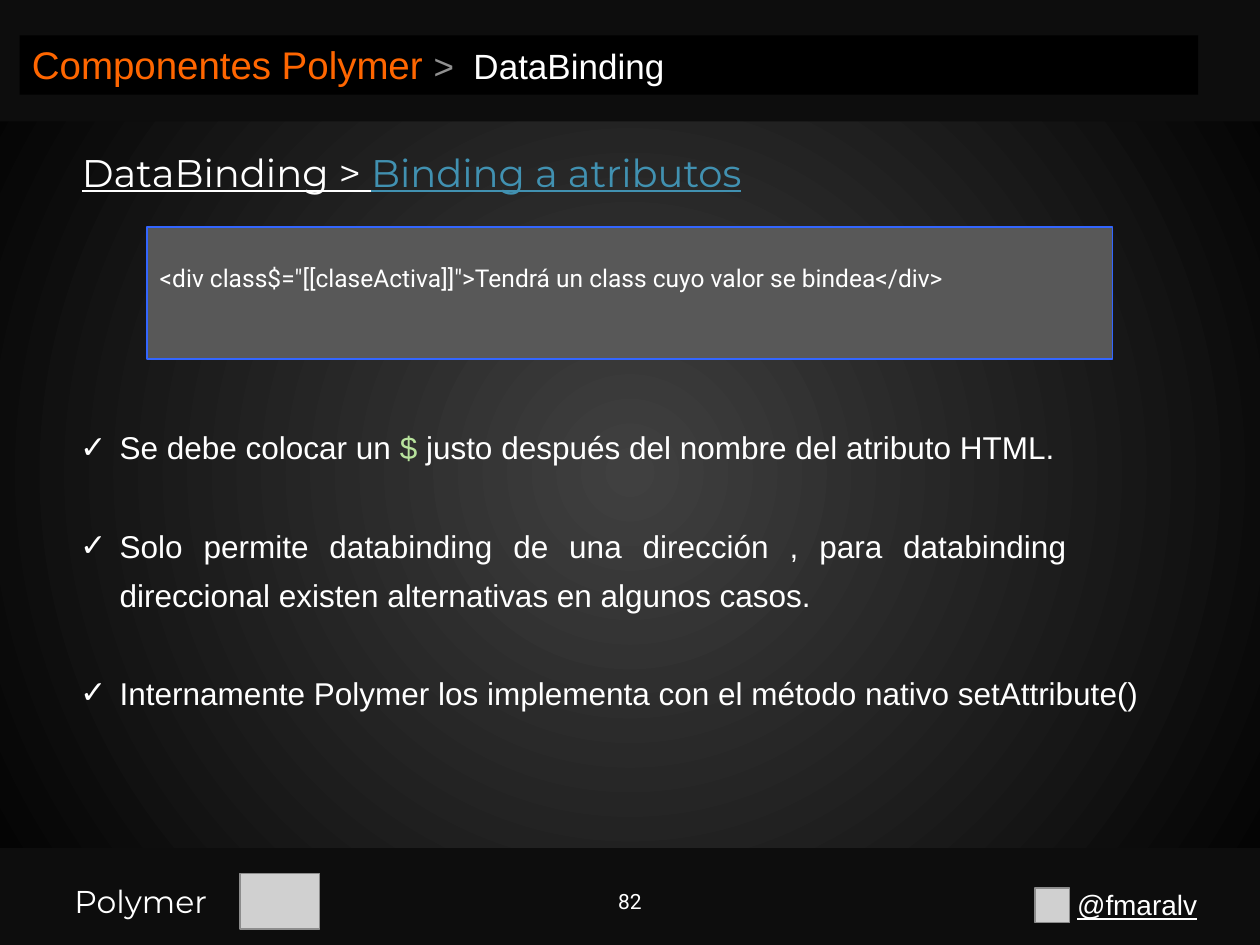
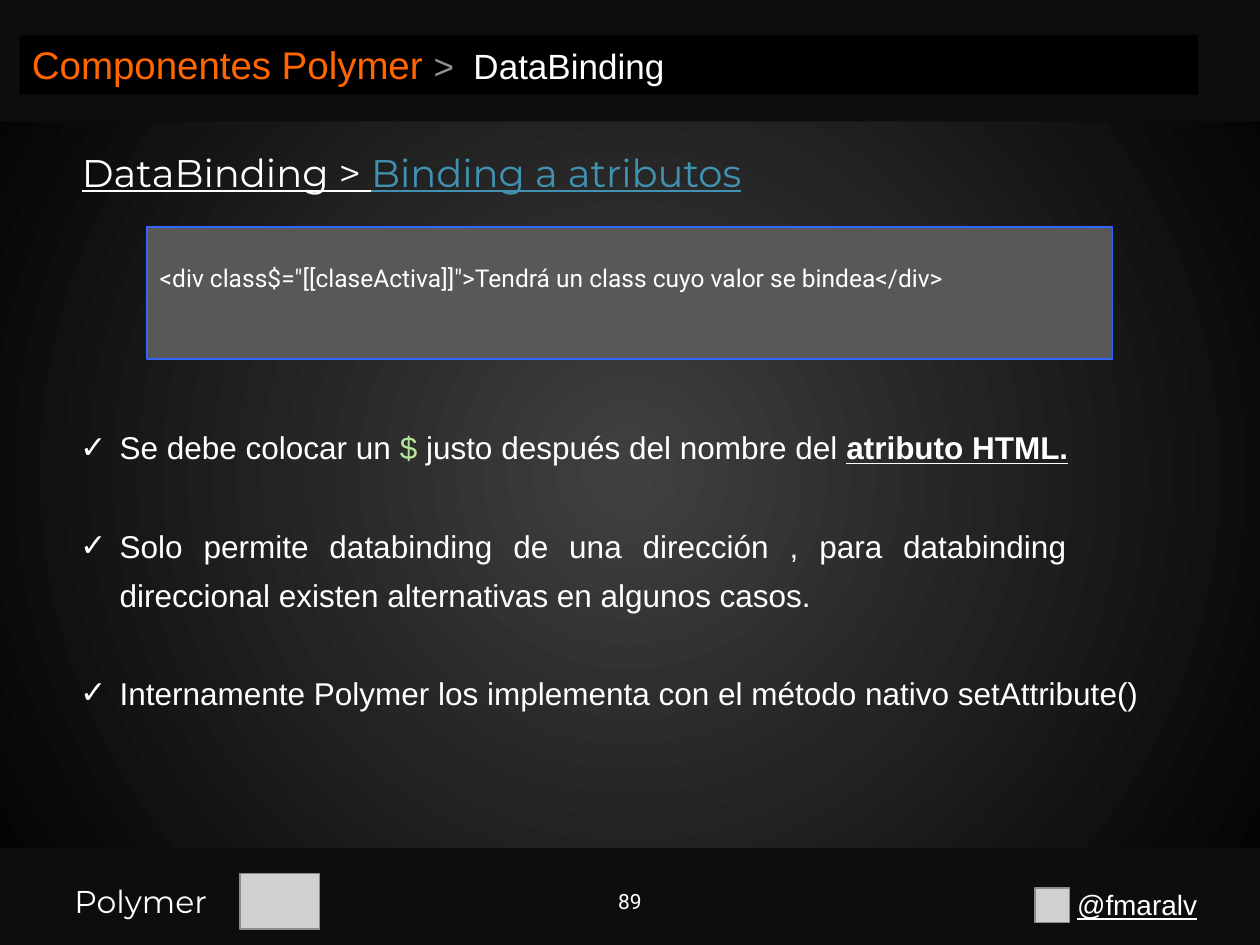
Before and after one commit to fmaralv/Presentacion, a slide deck: slide 89 of Polymer.pptx (slide 82 before the commit). Drawn at 1260x945 pixels with LibreOffice and Linux fonts; fonts in the diff are those of the drawing; grey boxes stand for pictures. Boxes give left, top, right and bottom in pixels: in the first picture for what was removed or moved away, otherwise in the second. Text is boxed around its words. In the diff, an @@ line names an element or a change of style, - is before the commit and + after.

```diff
--- a/Polymer.pptx
+++ b/Polymer.pptx
@@ text at bbox=[120, 436, 1068, 465]: bold on, underline on in "atributo HTML." @@
@@ page number at bbox=[618, 894, 642, 910]: text changed @@
-82
+89
```
Also in this commit, not shown: 4 other slides changed, 15 slides added.
